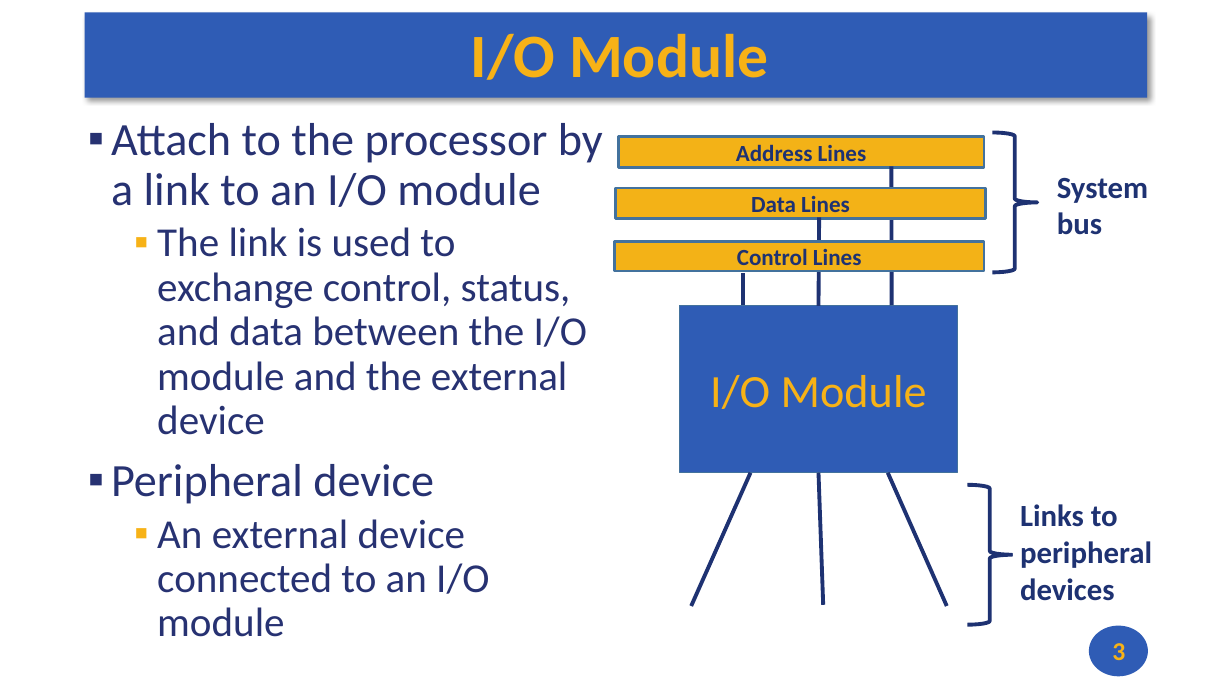
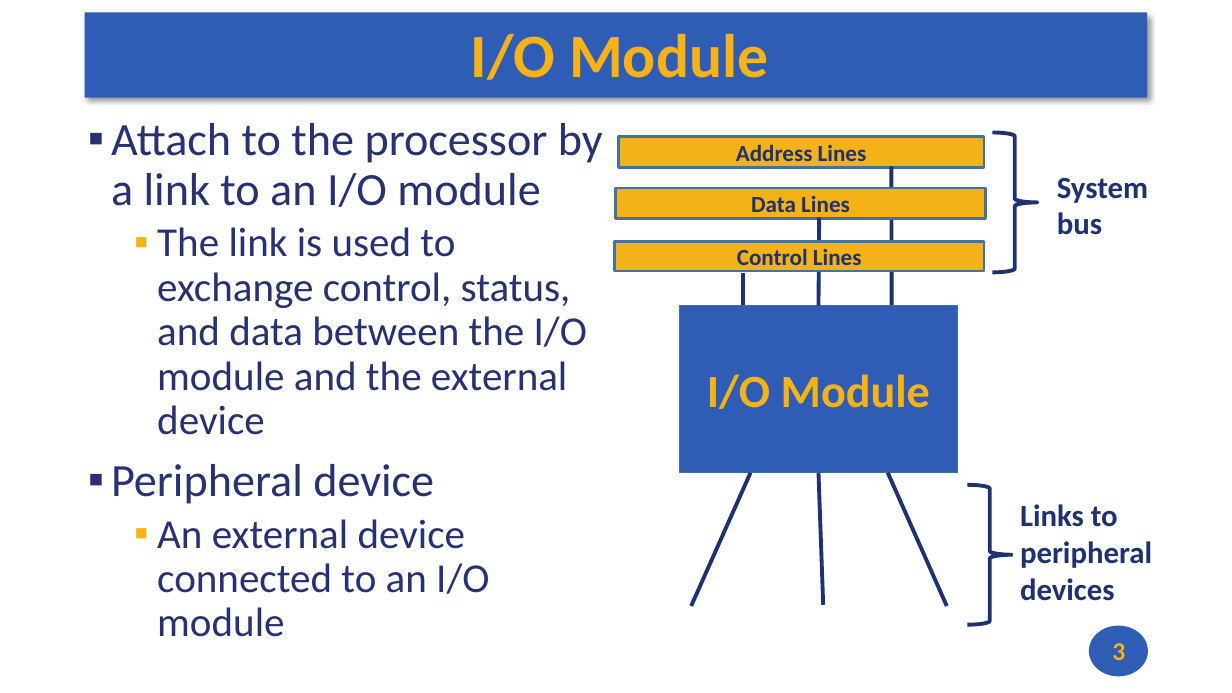
Before and after one commit to andrewt0301/hse-acos-course, a slide deck: slide 3 of docs/part1ca/08_MMIO/CA_Lecture_08.pptx. Drawn at 1232x693 pixels with LibreOffice and Linux fonts; fonts in the diff are those of the drawing. Boxes give left, top, right and bottom in pixels: in the first picture for what was removed or moved away, otherwise in the second. Text is boxed around its words. In the diff, an @@ line names an element or a change of style, - is before the commit and + after.

```diff
--- a/docs/part1ca/08_MMIO/CA_Lecture_08.pptx
+++ b/docs/part1ca/08_MMIO/CA_Lecture_08.pptx
@@ rectangle "I/O Module" at bbox=[680, 306, 958, 473]: bold on @@
```
Also in this commit, not shown: 2 other slides changed, 3 slides added, 1 other file.
